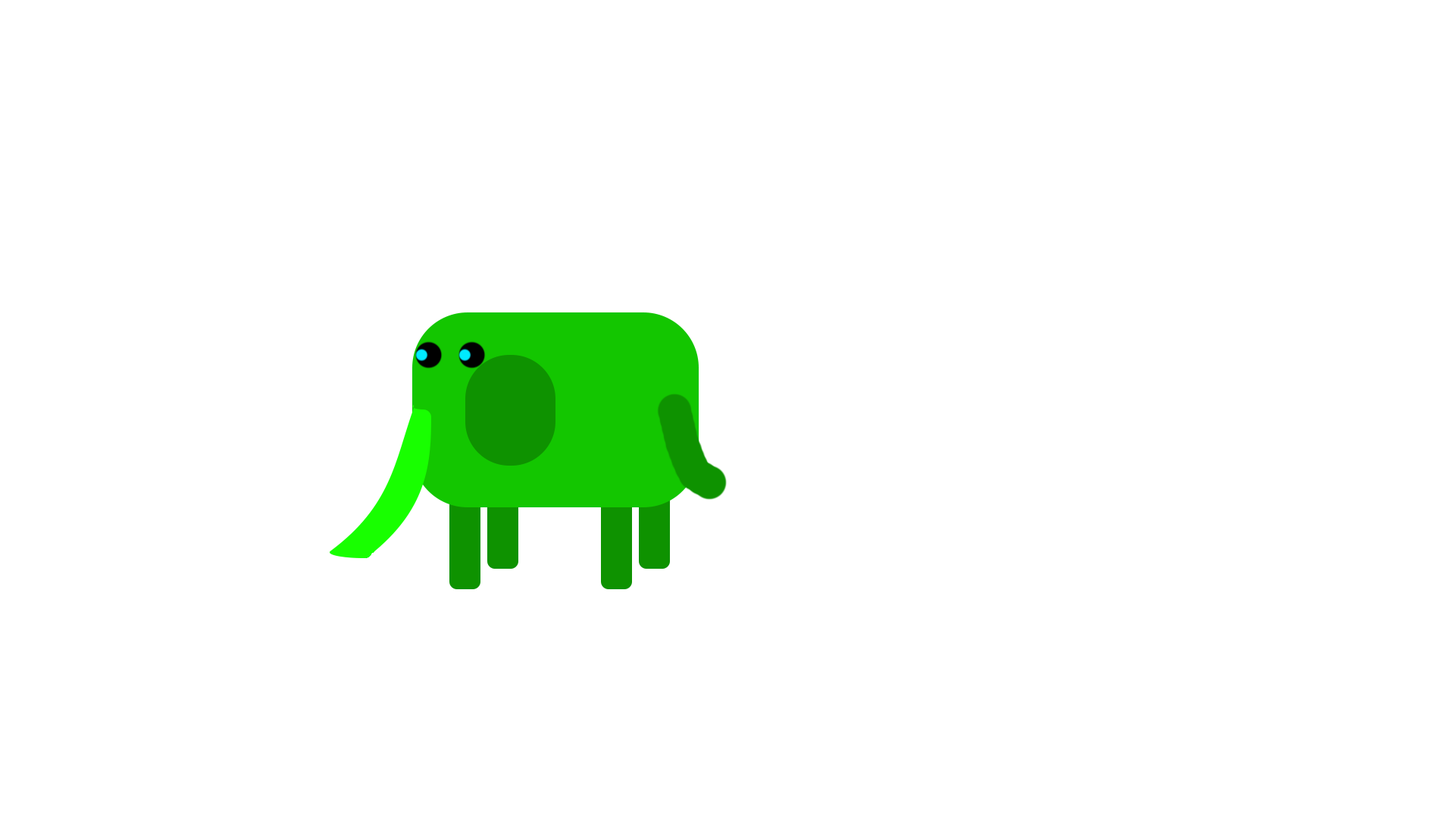
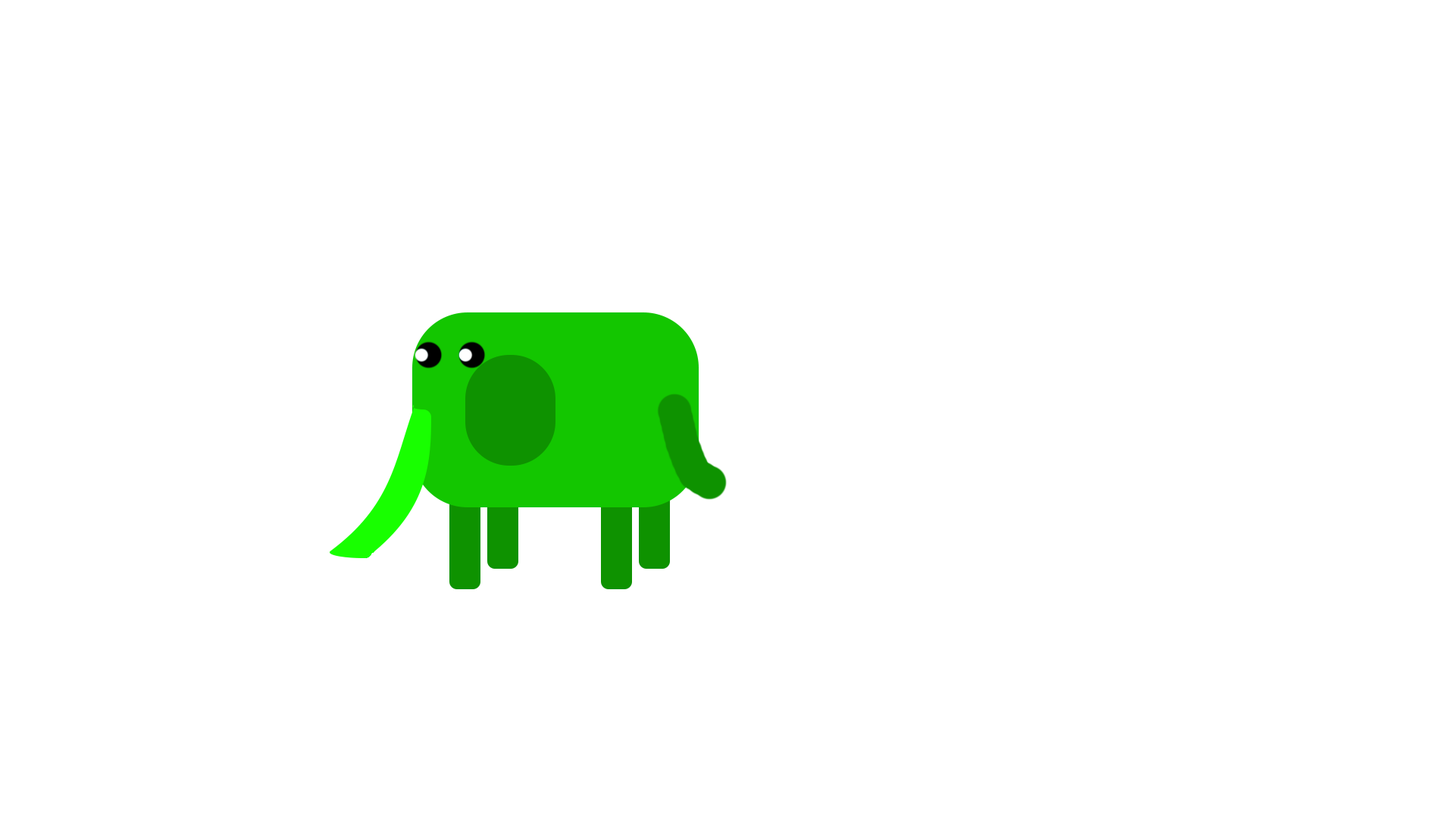
Revision of a layered 1455px x 819px image; what changed, layer by layer:
painted on "Layer 1 copy" over left=413, top=347, right=430, bottom=363
painted on "Layer 1" over left=414, top=347, right=473, bottom=363
